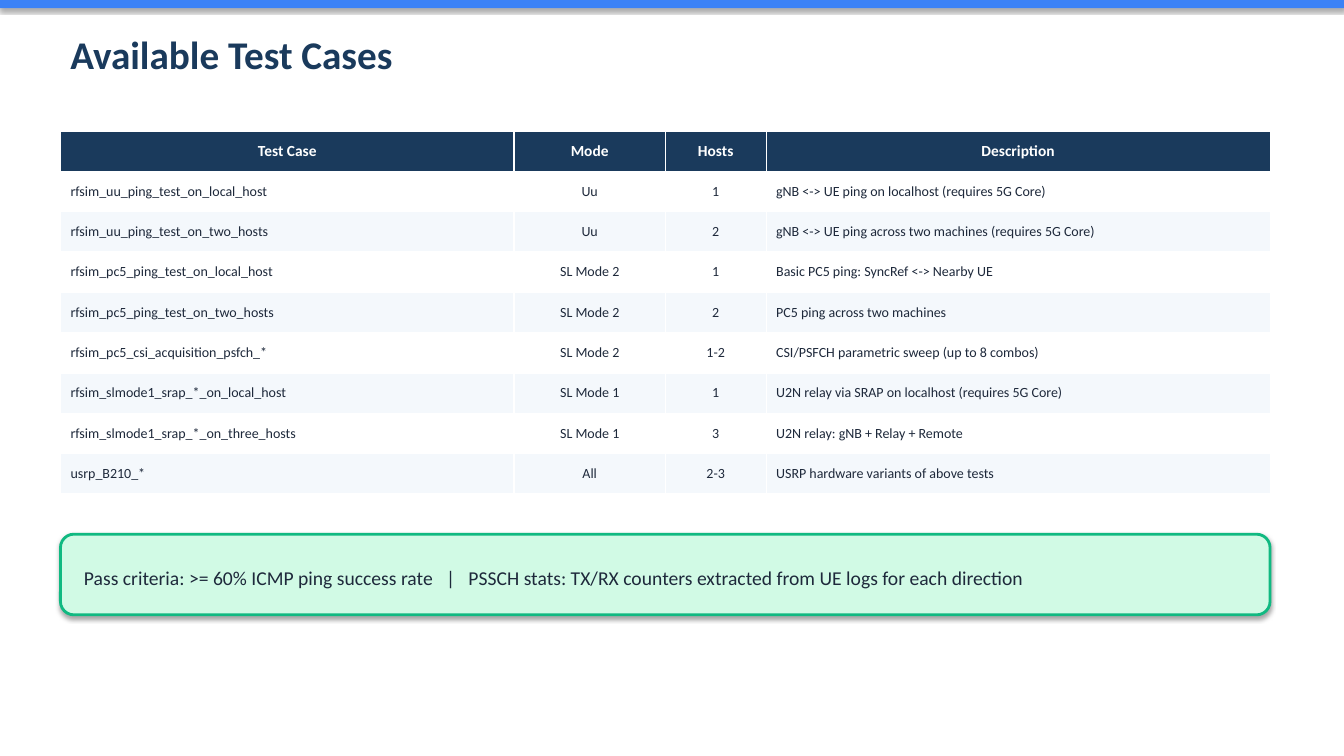
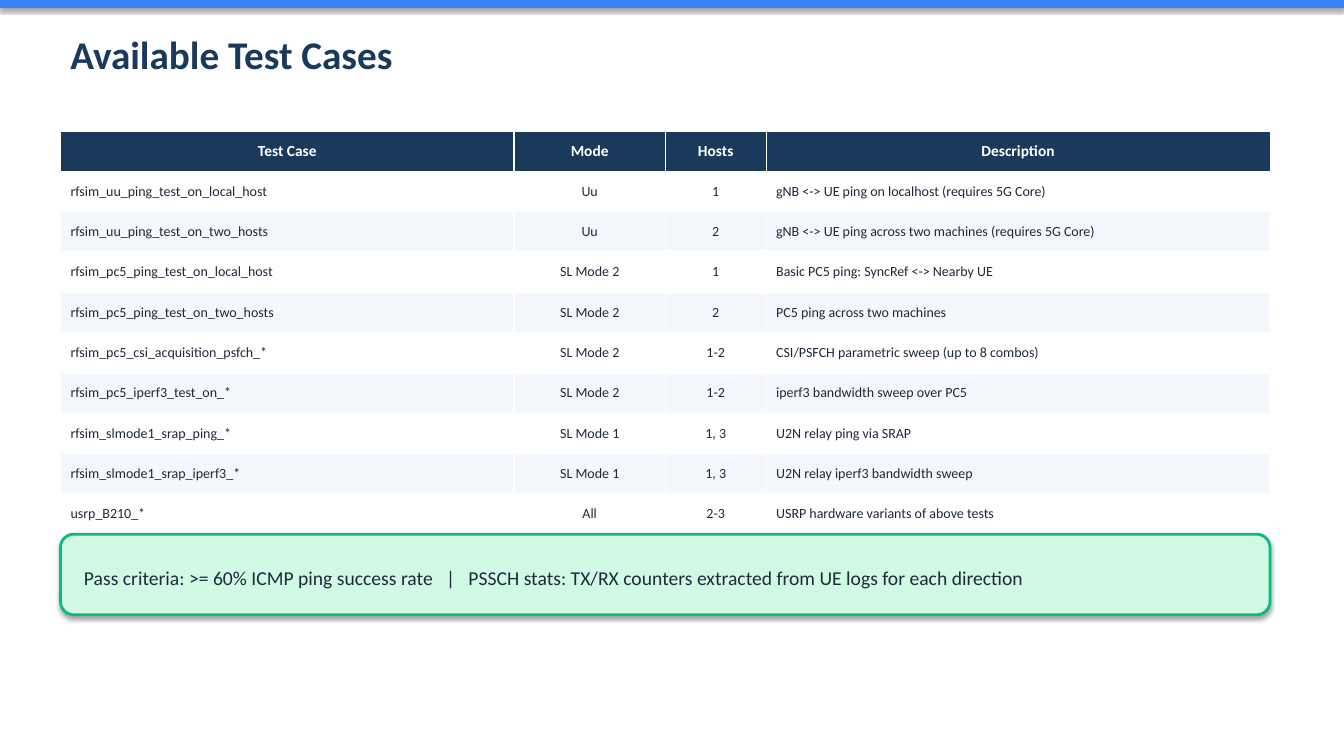
Before and after one commit to davidkimmy/openairinterface5g, a slide deck: slide 7 of doc/episys/test_script/overview_sl_test.pptx. Drawn at 1344x756 pixels with LibreOffice and Linux fonts; fonts in the diff are those of the drawing. Boxes give left, top, right and bottom in pixels: in the first picture for what was removed or moved away, otherwise in the second. Text is boxed around its words. In the diff, an @@ line names an element or a change of style, - is before the commit and + after.

Commit message:
Added iperf3 tests and updated README file.

```diff
--- a/doc/episys/test_script/overview_sl_test.pptx
+++ b/doc/episys/test_script/overview_sl_test.pptx
@@ table at (60, 131, 1270, 534) @@
-row 7: rfsim_slmode1_srap_*_on_local_host | SL Mode 1 | 1 | U2N relay via SRAP on localhost (requires 5G Core)
-row 8: rfsim_slmode1_srap_*_on_three_hosts | SL Mode 1 | 3 | U2N relay: gNB + Relay + Remote
+row 7: rfsim_pc5_iperf3_test_on_* | SL Mode 2 | 1-2 | iperf3 bandwidth sweep over PC5
+row 8: rfsim_slmode1_srap_ping_* | SL Mode 1 | 1, 3 | U2N relay ping via SRAP
+row 9: rfsim_slmode1_srap_iperf3_* | SL Mode 1 | 1, 3 | U2N relay iperf3 bandwidth sweep
```
Also in this commit, not shown: 5 other slides changed, 5 other files.
